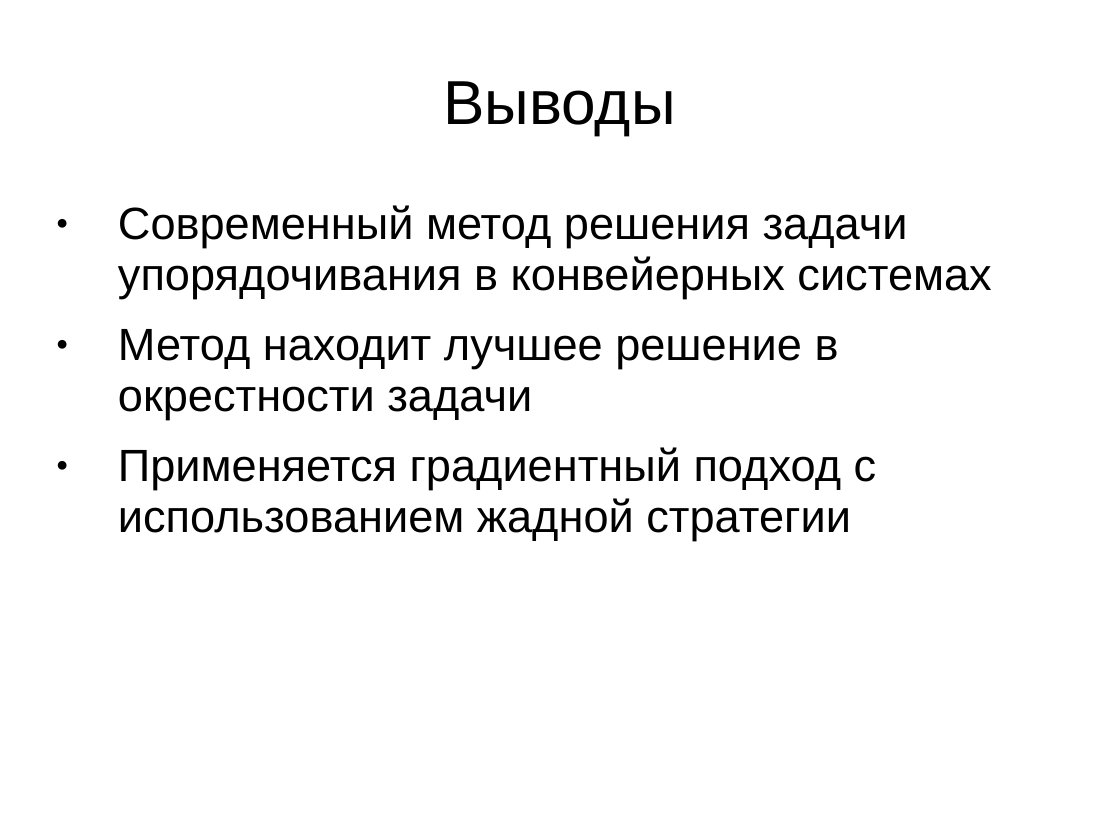
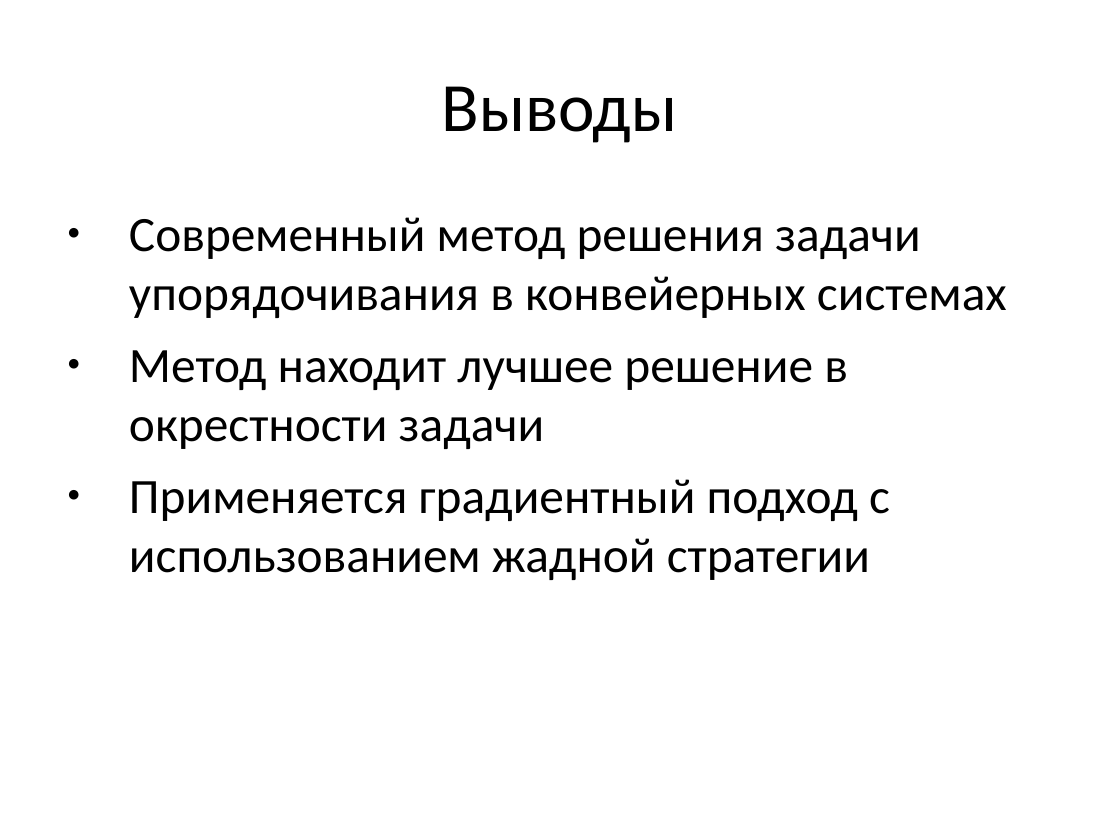
Before and after one commit to sasha2567/diplom, a slide deck: slide 20 of К защите/Саша/В диплом/На защиту.ppt. Drawn at 1120x840 pixels with LibreOffice and Linux fonts; fonts in the diff are those of the drawing. Boxes give left, top, right and bottom in pixels: in the first picture for what was removed or moved away, otherwise in the second. Text is boxed around its words. In the diff, an @@ line names an element or a change of style, - is before the commit and + after.

```diff
--- a/К защите/Саша/В диплом/На защиту.ppt
+++ b/К защите/Саша/В диплом/На защиту.ppt
@@ title "Выводы" at [442,86,678,143]: size 44 to 49 pt, font Arial to Calibri; line spacing 0.93 to 1 @@
@@ text "Современный метод решения задачи упорядочивания ..." at [129,217,1007,580]: size 32 to 35 pt, font Arial to Calibri; line spacing 0.93 to 1; less space between paragraphs @@
```
Also in this commit, not shown: 18 other slides changed, 5 other files.
